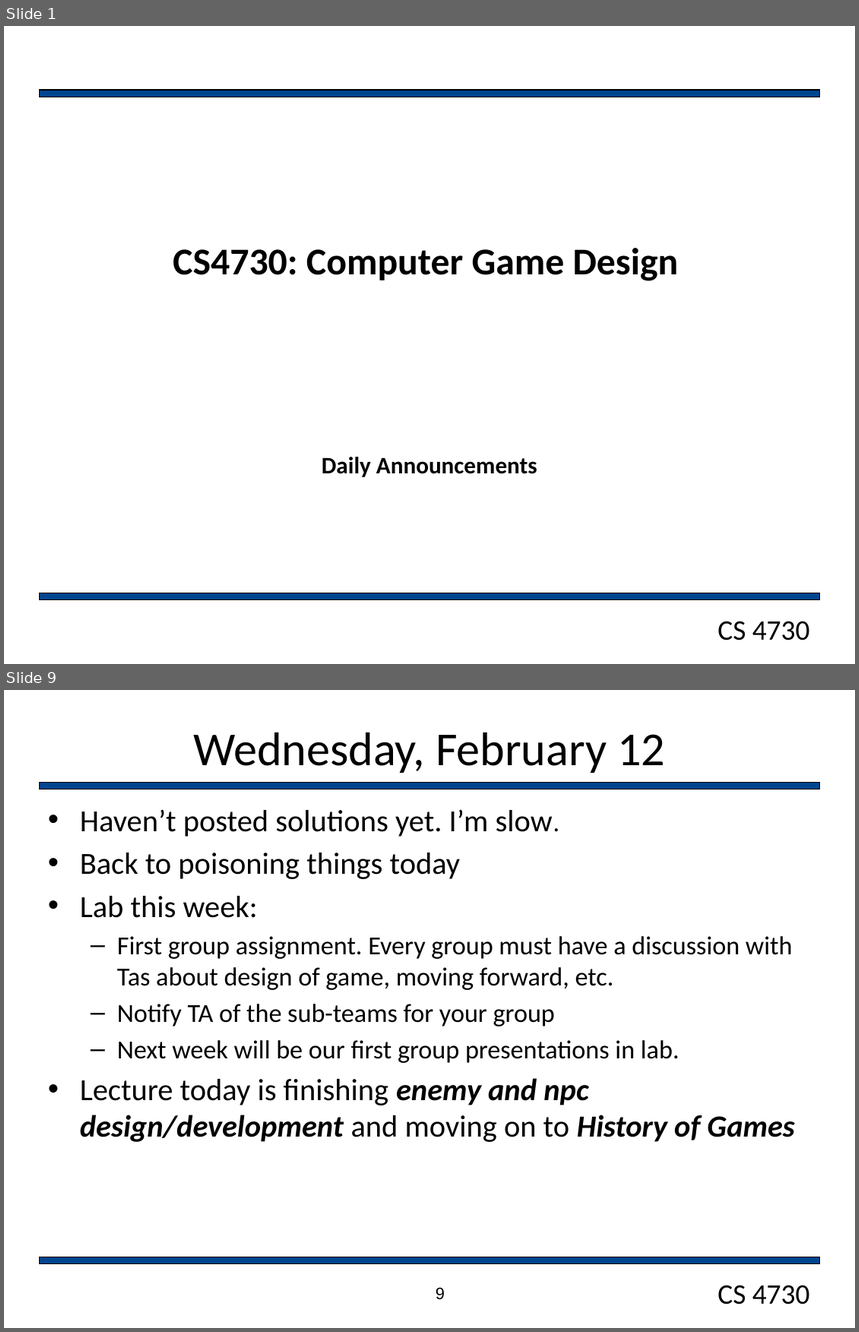
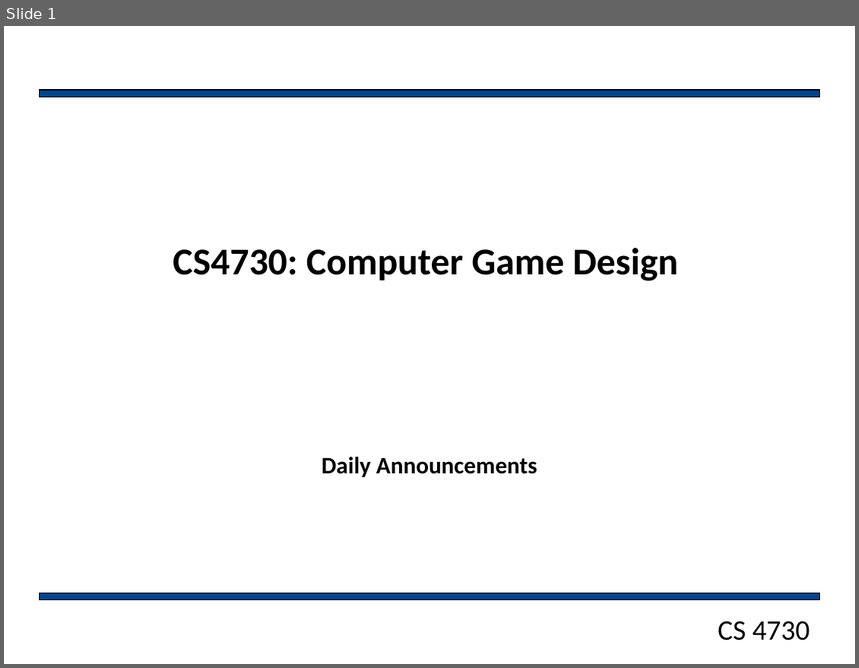
Before and after one commit to markfloryan/gamedesign, a slide deck: slides/dailyAnnouncements.pptx. Shown one above the other, each under a label of ours: slides 1 and 9 before the commit, slide 1 after it; the slides between them are not shown. The pictures are 859x1332 and 859x668 pixels, drawn with LibreOffice and Linux fonts; fonts in the diff are those of the drawing; background and template pictures are left out. Boxes give left, top, right and bottom in pixels: in the first picture for what was removed or moved away, otherwise in the second. Text is boxed around its words. In the diff, an @@ line names an element or a change of style, - is before the commit and + after.

```diff
--- a/slides/dailyAnnouncements.pptx
+++ b/slides/dailyAnnouncements.pptx
@@ slide 9 removed at (4,690,855,1328), background #FFFFFF; not listed: 2 template elements that a slide beside it also shows @@
@@ title removed at (193,732,665,773) @@
-Wednesday, February 12
@@ rectangle removed at (40,782,820,789) @@
@@ text removed at (80,809,794,1142) @@
-• Haven’t posted solutions yet. I’m slow.
-• Back to poisoning things today
-• Lab this week:
-  – First group assignment. Every group must have a discussion with Tas about design of game, moving forward, etc.
-  – Notify TA of the sub-teams for your group
-  – Next week will be our first group presentations in lab.
-• Lecture today is finishing enemy and npc design/development and moving on to History of Games
@@ page number removed at (436,1287,445,1300) @@
-9
```
Also in this commit, not shown: 1 slide changed, 9 other slides removed, 1 other file.
